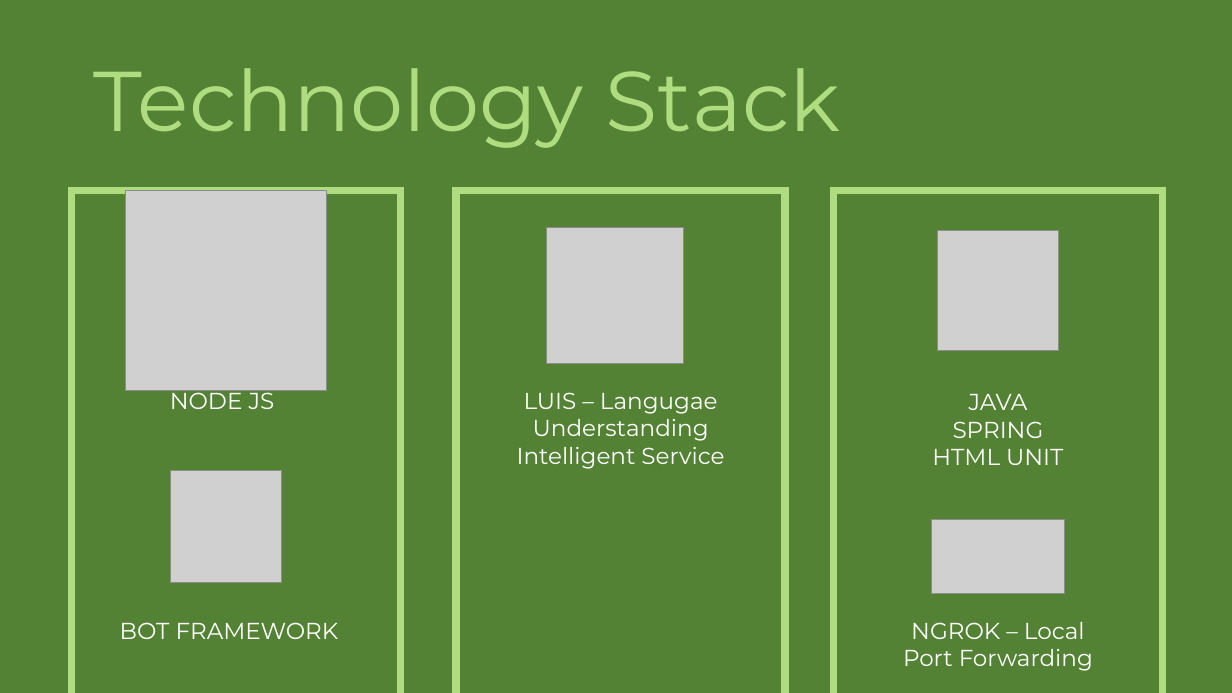
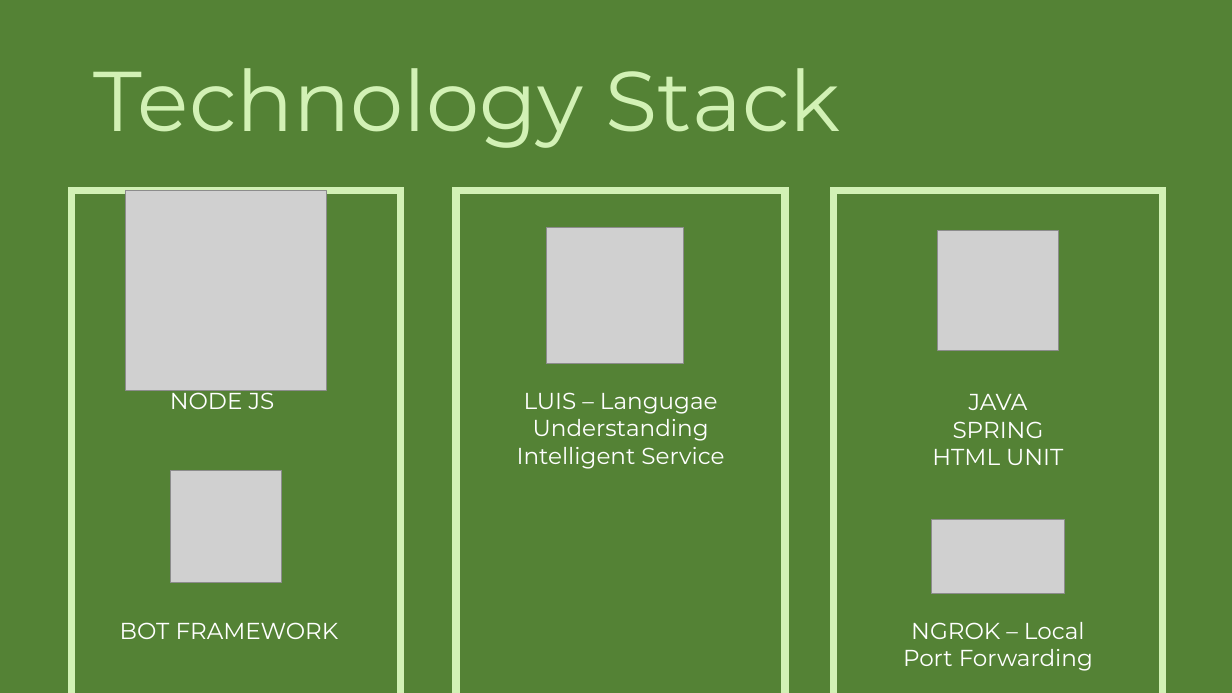
Before and after one commit to Vedang18/ProBOT, a slide deck: slide 4 of probot.pptx (slide 5 before the commit). Drawn at 1232x693 pixels with LibreOffice and Linux fonts; fonts in the diff are those of the drawing; grey boxes stand for pictures. Boxes give left, top, right and bottom in pixels: in the first picture for what was removed or moved away, otherwise in the second. Text is boxed around its words. In the diff, an @@ line names an element or a change of style, - is before the commit and + after.

```diff
--- a/probot.pptx
+++ b/probot.pptx
@@ title "Technology Stack" at bbox=[94, 68, 840, 148]: text colour #AFDC7E to #D2F1B5 @@
@@ outline #AFDC7E 6 pt to #D2F1B5 6 pt in 3 elements at bbox=[457, 190, 786, 693], bbox=[71, 190, 400, 693], bbox=[834, 190, 1163, 693] @@
```
Also in this commit, not shown: 6 other slides changed, 1 slide removed.
